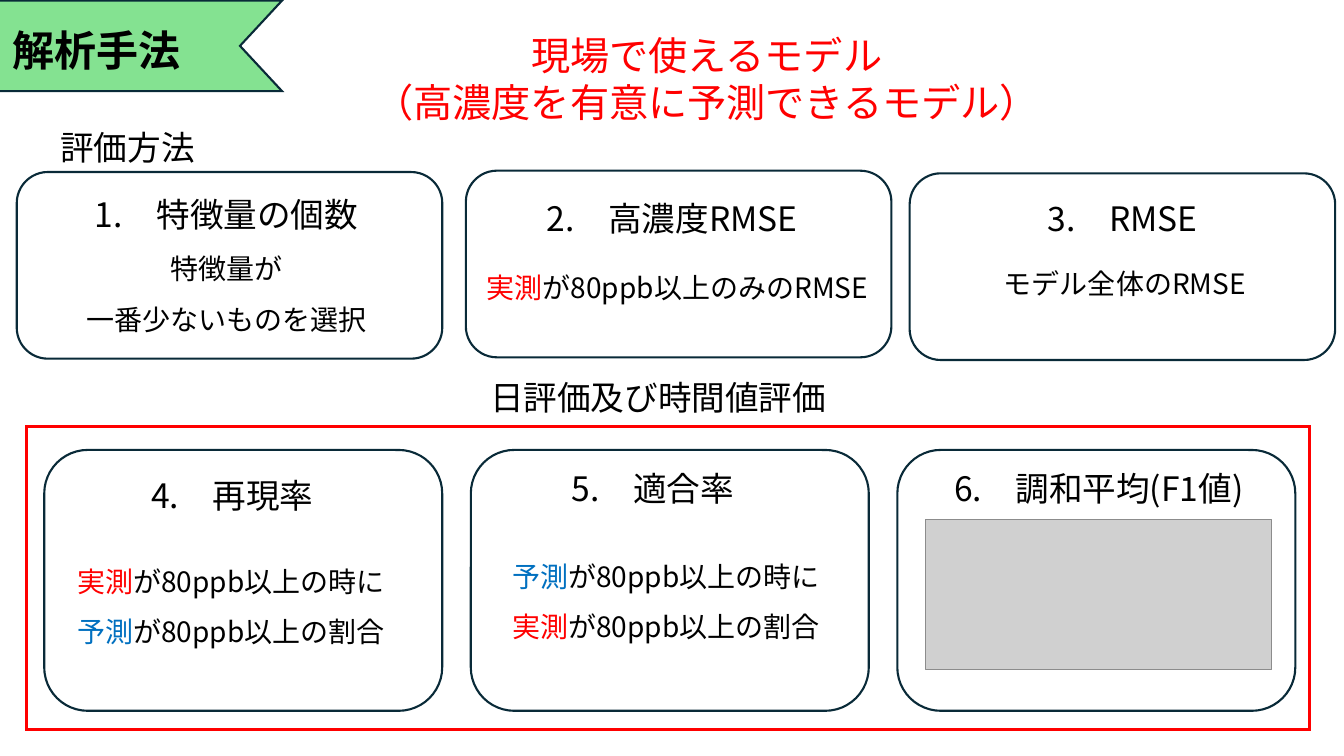
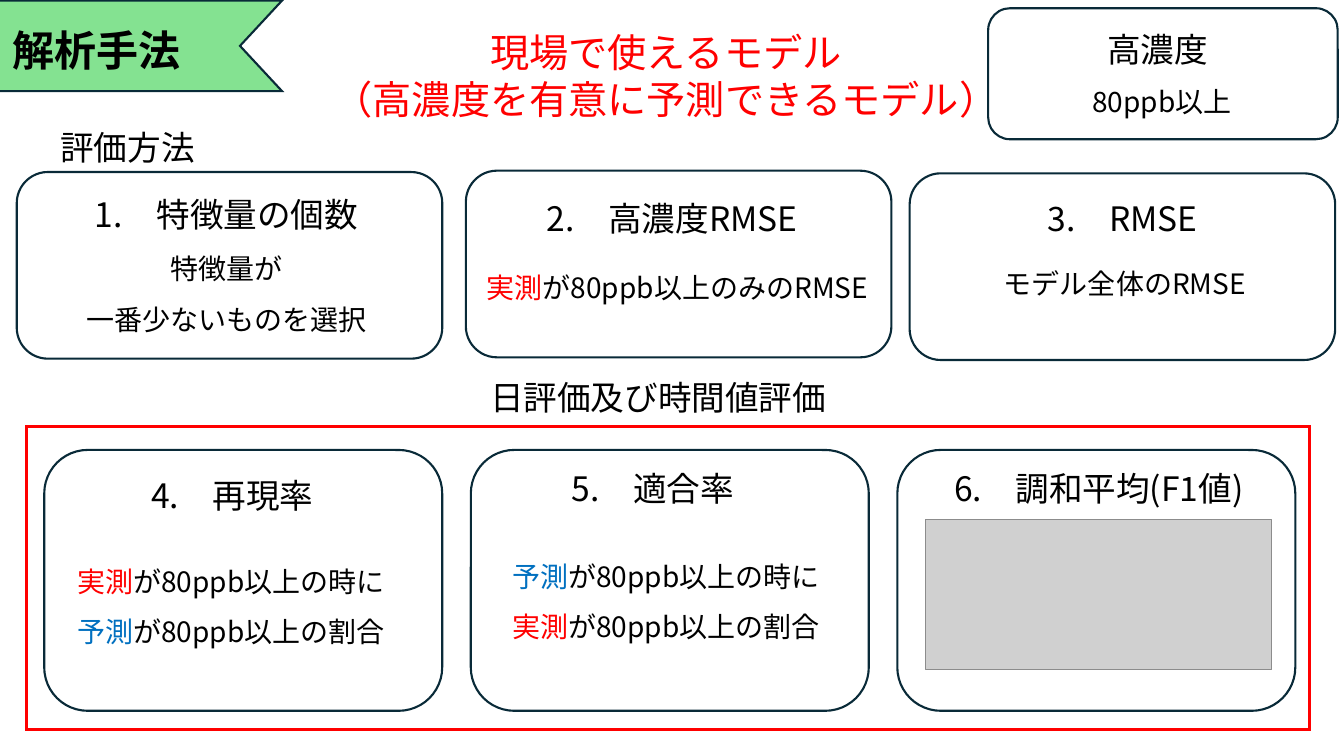
Before and after one commit to Tatsuki0623/lab, a slide deck: slide 7 of out_data/最終発表.pptx (slide 6 before the commit). Drawn at 1344x756 pixels with LibreOffice and Linux fonts; fonts in the diff are those of the drawing; grey boxes stand for pictures. Boxes give left, top, right and bottom in pixels: in the first picture for what was removed or moved away, otherwise in the second. Text is boxed around its words. In the diff, an @@ line names an element or a change of style, - is before the commit and + after.

```diff
--- a/out_data/最終発表.pptx
+++ b/out_data/最終発表.pptx
@@ text "現場で使えるモデル" rewrapped from [374,36,1039,121] to [334,33,999,125] @@
@@ rounded rectangle added at [988,8,1338,139], fill #FFFFFF, outline #092A39 1.5 pt @@
@@ text added at [1107,33,1208,65], 24 pt, text #000000 @@
+高濃度
@@ text added at [1092,89,1231,119], 20 pt, text #000000 @@
+80ppb以上
```
Also in this commit, not shown: 5 other slides changed, 4 slides added, 4 other files.
